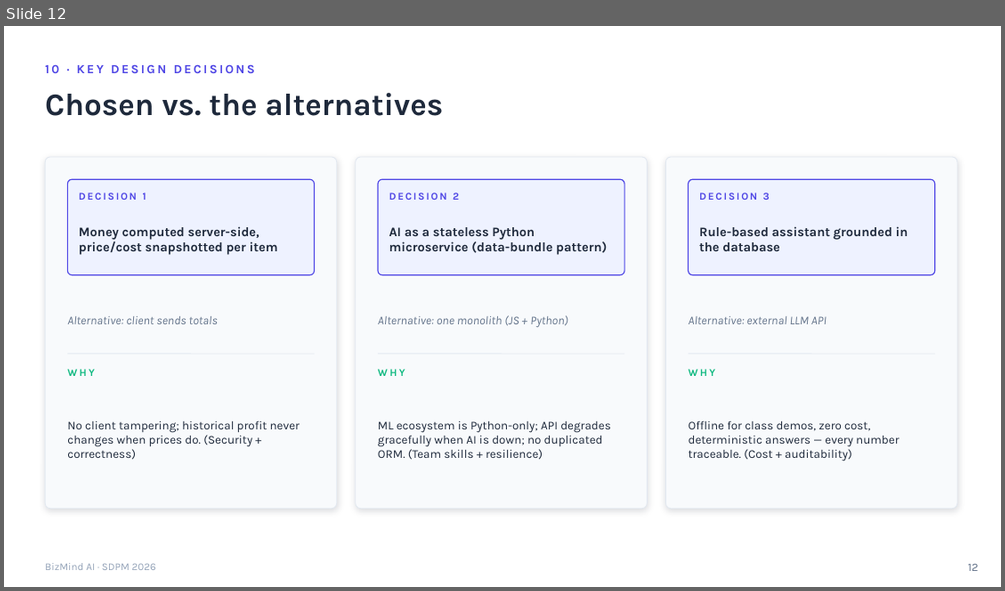
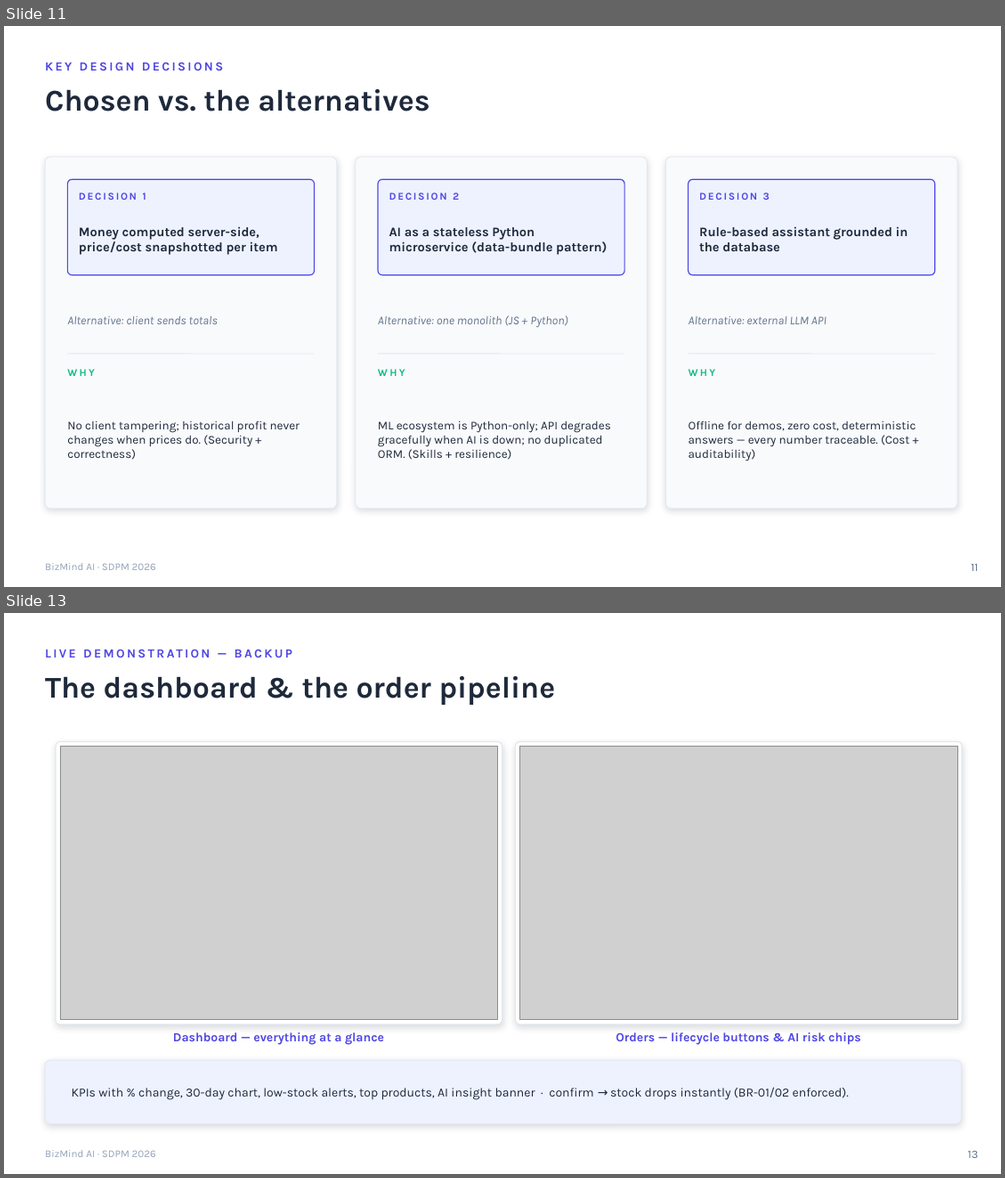
Before and after one commit to bakorish/bizmind-ai, a slide deck: docs/BizMind_AI_SDPM_Presentation.pptx. Shown one above the other, each under a label of ours: slide 12 before the commit, slides 11 and 13 after it; the slides between them are not shown. The pictures are 1005x591 and 1005x1178 pixels, drawn with LibreOffice and Linux fonts; fonts in the diff are those of the drawing; grey boxes stand for pictures. Boxes give left, top, right and bottom in pixels: in the first picture for what was removed or moved away, otherwise in the second. Text is boxed around its words. In the diff, an @@ line names an element or a change of style, - is before the commit and + after.

```diff
--- a/docs/BizMind_AI_SDPM_Presentation.pptx
+++ b/docs/BizMind_AI_SDPM_Presentation.pptx
@@ slide 13 added at bbox=[4, 613, 1001, 1174], background #FFFFFF @@
@@ text added at bbox=[45, 643, 960, 664], 12 pt, text #4F46E5, bold @@
+LIVE DEMONSTRATION — BACKUP
@@ text added at bbox=[45, 676, 556, 705], 29 pt, text #1E293B, bold @@
+The dashboard & the order pipeline
@@ rounded rectangle added at bbox=[56, 742, 502, 1024], fill #FFFFFF, outline #E2E8F0 1 pt @@
@@ rounded rectangle added at bbox=[516, 742, 962, 1024], fill #FFFFFF, outline #E2E8F0 1 pt @@
@@ picture added at bbox=[60, 747, 498, 1020] @@
@@ picture added at bbox=[520, 747, 957, 1020] @@
@@ text added at bbox=[173, 1032, 384, 1045], 12 pt, text #4F46E5, bold @@
+Dashboard — everything at a glance
@@ text added at bbox=[615, 1032, 861, 1045], 12 pt, text #4F46E5, bold @@
+Orders — lifecycle buttons & AI risk chips
@@ rounded rectangle added at bbox=[45, 1060, 961, 1124], fill #EEF2FF, outline #E2E8F0 0.75 pt @@
@@ text added at bbox=[72, 1086, 849, 1100], 12 pt, text #1E293B @@
+KPIs with % change, 30-day chart, low-stock alerts, top products, AI insight banner · confirm → stock drops instantly (BR-01/02 enforced).
@@ text added at bbox=[45, 1150, 156, 1157], 10 pt, text #94A3B8 @@
+BizMind AI · SDPM 2026
@@ text added at bbox=[968, 1151, 979, 1158], 11 pt, text #64748B @@
+13
@@ what was slide 12 is now slide 11 @@
@@ slide 11 changed as well @@
@@ text "Chosen vs. the alternatives" at bbox=[45, 89, 429, 111]: size 30 to 29 pt @@
@@ text at bbox=[45, 62, 223, 70]: text changed @@
-10 · KEY DESIGN DECISIONS
+KEY DESIGN DECISIONS
@@ text at bbox=[378, 421, 611, 459]: text changed @@
-ML ecosystem is Python-only; API degrades gracefully when AI is down; no duplicated ORM. (Team skills + resilience)
+ML ecosystem is Python-only; API degrades gracefully when AI is down; no duplicated ORM. (Skills + resilience)
@@ text at bbox=[688, 420, 915, 461]: text changed @@
-Offline for class demos, zero cost, deterministic answers — every number traceable. (Cost + auditability)
+Offline for demos, zero cost, deterministic answers — every number traceable. (Cost + auditability)
@@ text at bbox=[971, 564, 978, 571]: text changed @@
-12
+11
```
Also in this commit, not shown: 14 other slides changed, 4 other slides added, 15 slides removed.
